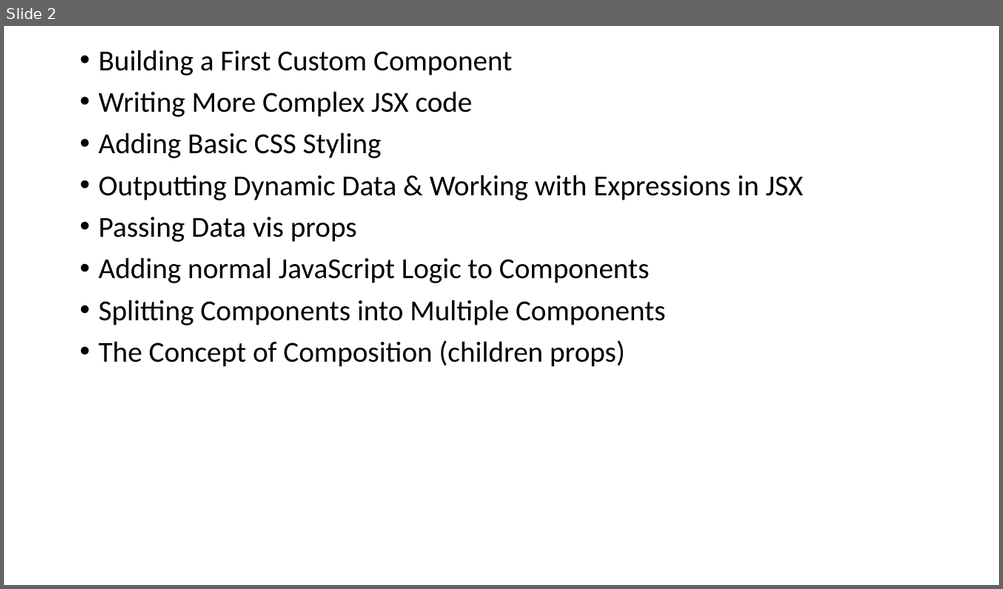
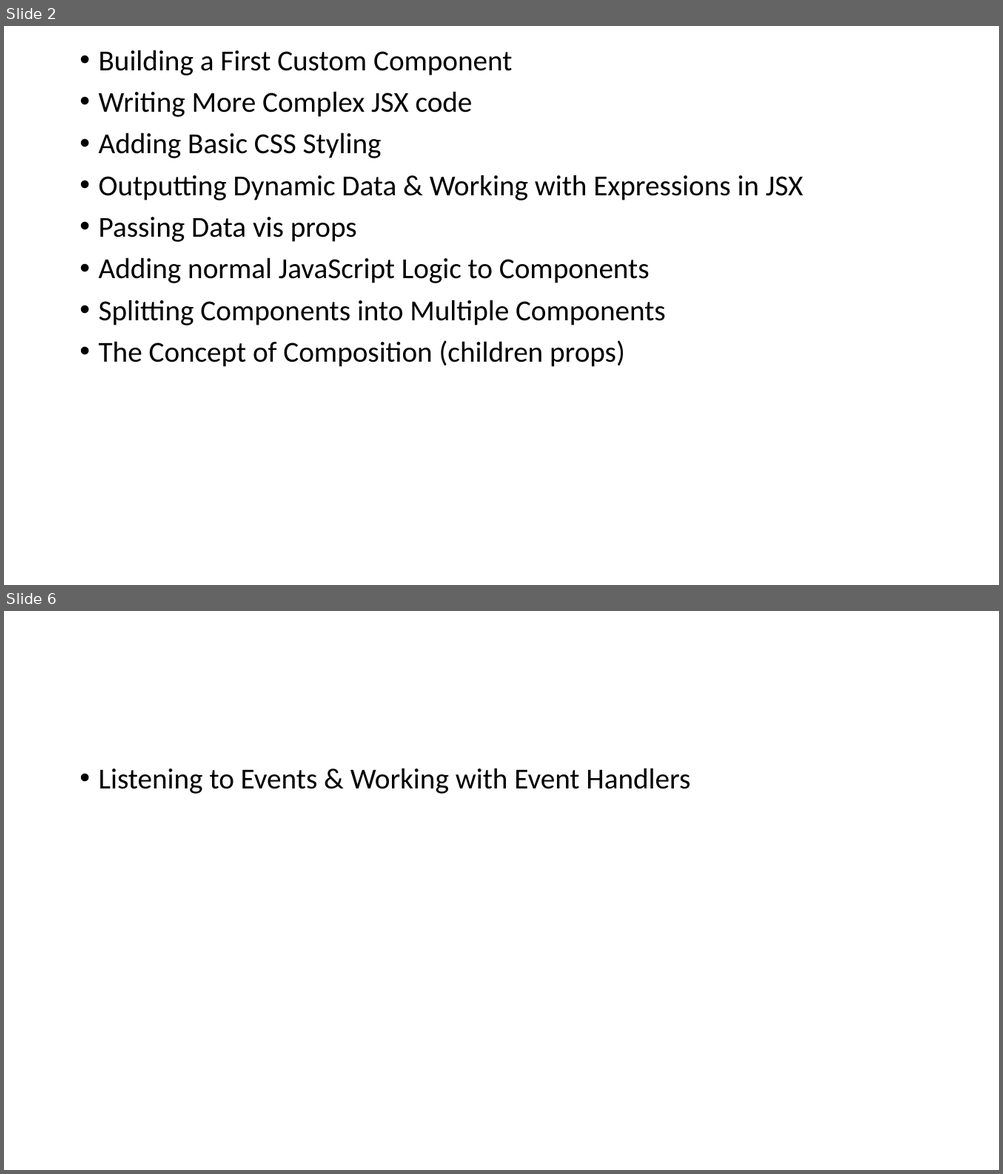
Before and after one commit to PiyushChaturvedii/Batch04, a slide deck: Reactjs.pptx. Shown one above the other, each under a label of ours: slide 2 before the commit, slides 2 and 6 after it; the slides between them are not shown. The pictures are 1003x589 and 1003x1174 pixels, drawn with LibreOffice and Linux fonts; fonts in the diff are those of the drawing. Boxes give left, top, right and bottom in pixels: in the first picture for what was removed or moved away, otherwise in the second. Text is boxed around its words. In the diff, an @@ line names an element or a change of style, - is before the commit and + after.

Commit message:
Event

```diff
--- a/Reactjs.pptx
+++ b/Reactjs.pptx
@@ slide 6 added at bbox=[4, 611, 999, 1170], background #FFFFFF @@
@@ text added at bbox=[99, 768, 690, 794], 28 pt, text #000000 @@
+• Listening to Events & Working with Event Handlers
```
Also in this commit, not shown: 1 slide changed, 2 other slides added, 40 other files.
